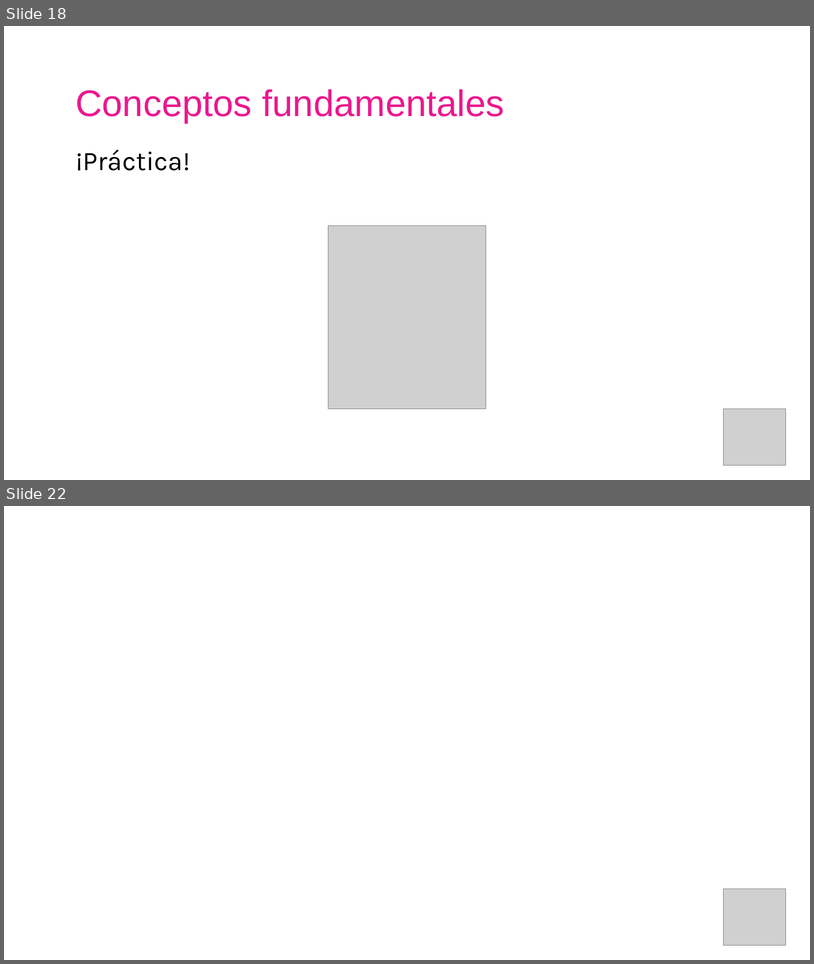
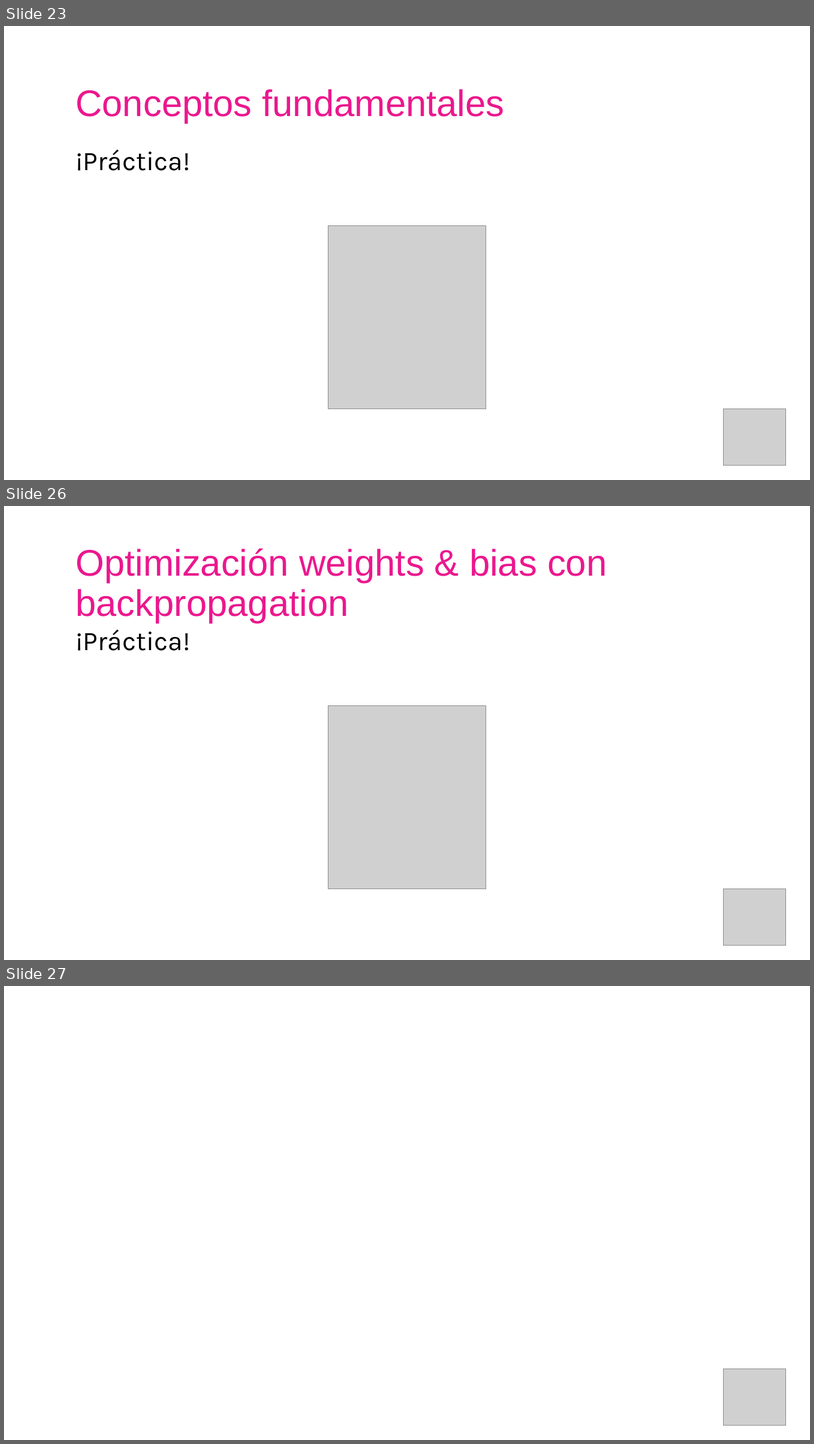
Before and after one commit to AISC-Madrid/workshop-materials, a slide deck: Neural Networks/Slides.pptx. Shown one above the other, each under a label of ours: slides 18 and 22 before the commit, slides 23, 26 and 27 after it; the slides between them are not shown. The pictures are 814x964 and 814x1444 pixels, drawn with LibreOffice and Linux fonts; fonts in the diff are those of the drawing; grey boxes stand for pictures. Boxes give left, top, right and bottom in pixels: in the first picture for what was removed or moved away, otherwise in the second. Text is boxed around its words. In the diff, an @@ line names an element or a change of style, - is before the commit and + after.

```diff
--- a/Neural Networks/Slides.pptx
+++ b/Neural Networks/Slides.pptx
@@ slide 26 added at box(4, 506, 810, 960), background #FFFFFF @@
@@ text added at box(75, 548, 607, 623), 44 pt, text #EB178E @@
+Optimización weights & bias con backpropagation
@@ text added at box(75, 630, 191, 651), 32 pt, text #000000 @@
+¡Práctica!
@@ picture added at box(328, 706, 486, 889) @@
@@ picture added at box(724, 889, 786, 945) @@
@@ what was slide 18 is now slide 23 @@
@@ what was slide 22 is now slide 27 @@
```
Also in this commit, not shown: 6 slides changed, 7 other slides added, 3 slides removed, 9 other files.
